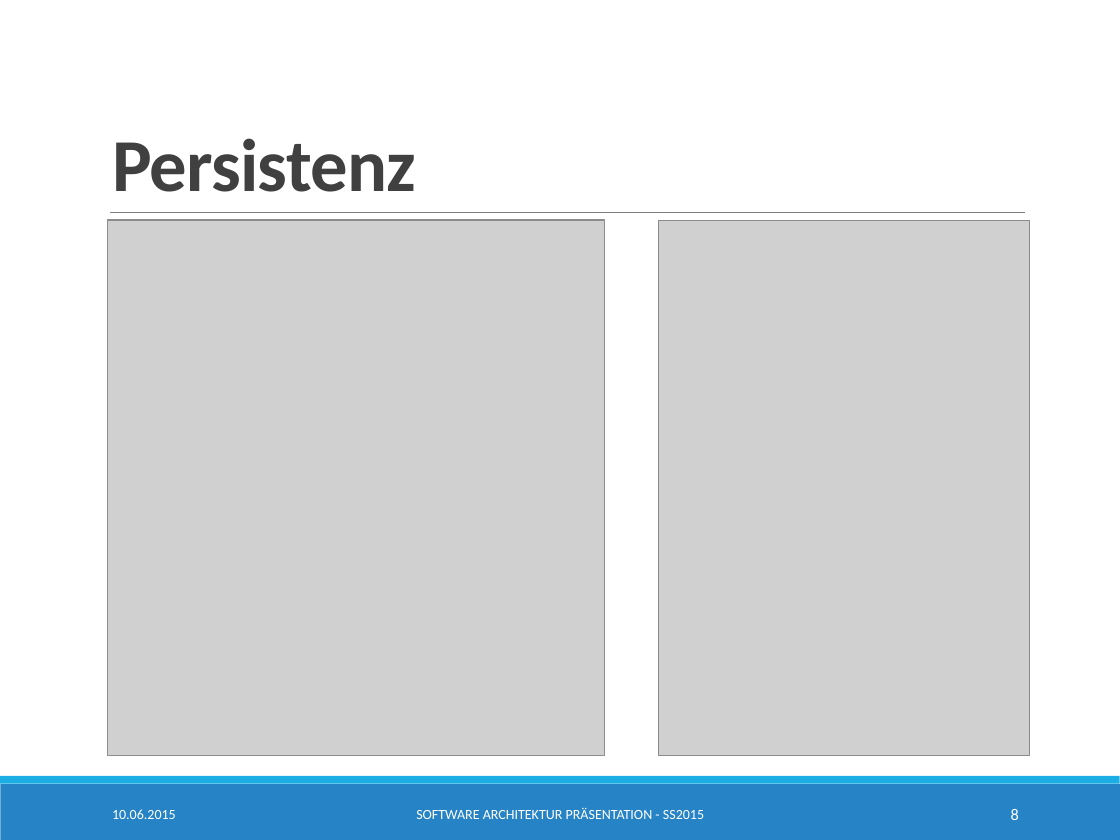
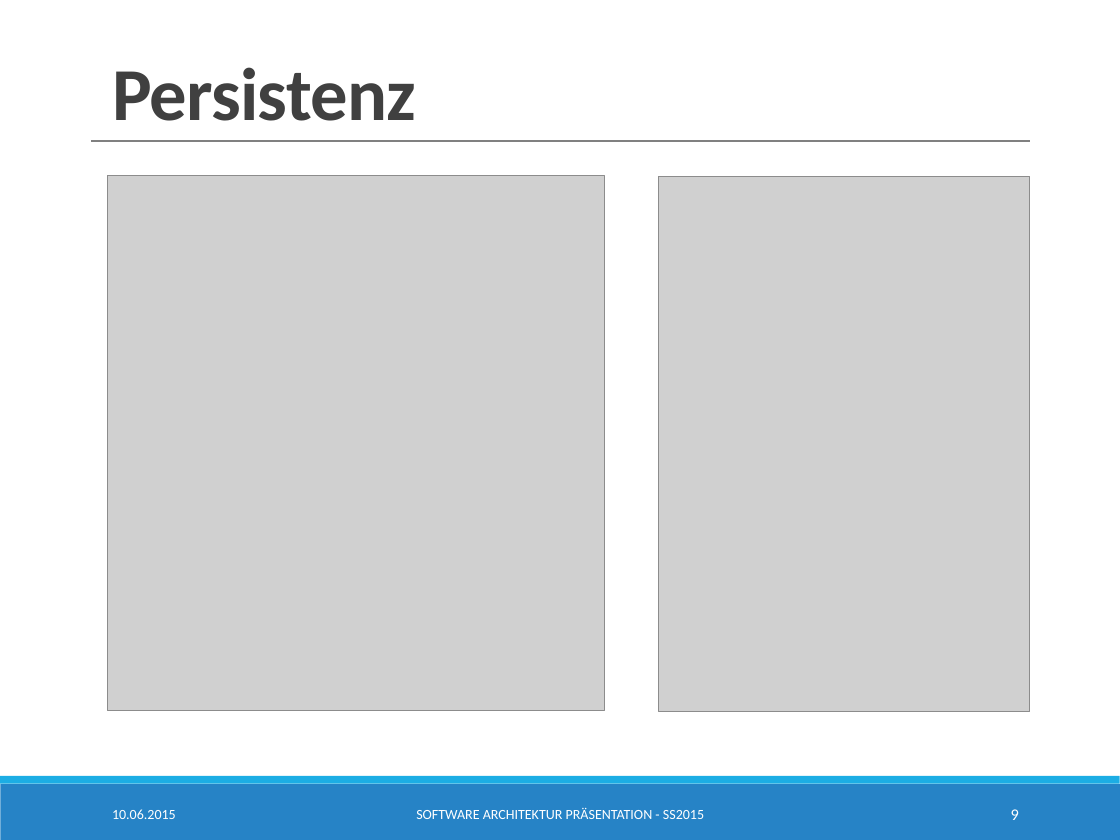
Before and after one commit to SimonBraun/de.htwg.se.mastermind, a slide deck: slide 9 of de.htwg.se.mastermind/Presentation.pptx (slide 8 before the commit). Drawn at 1120x840 pixels with LibreOffice and Linux fonts; fonts in the diff are those of the drawing; grey boxes stand for pictures. Boxes give left, top, right and bottom in pixels: in the first picture for what was removed or moved away, otherwise in the second. Text is boxed around its words. In the diff, an @@ line names an element or a change of style, - is before the commit and + after.

```diff
--- a/de.htwg.se.mastermind/Presentation.pptx
+++ b/de.htwg.se.mastermind/Presentation.pptx
@@ title "Persistenz" moved from (x1=112, y1=138, x2=416, y2=192) to (x1=112, y1=67, x2=416, y2=121) @@
@@ line moved from (110, 213) - (1025, 213) to (91, 141) - (1030, 141) @@
@@ line (91, 141) - (1030, 141): stroke #808080 0.5 pt to #808080 1 pt @@
@@ picture moved from (x1=108, y1=220, x2=605, y2=755) to (x1=108, y1=176, x2=605, y2=711) @@
@@ picture moved from (x1=659, y1=221, x2=1029, y2=756) to (x1=659, y1=176, x2=1029, y2=711) @@
@@ rectangle added at (x1=101, y1=184, x2=1044, y2=226), fill #FFFFFF, outline #FFFFFF 1.25 pt @@
@@ page number at (x1=1011, y1=809, x2=1019, y2=820): text changed @@
-8
+9
```
Also in this commit, not shown: 8 other slides changed, 1 slide added.
